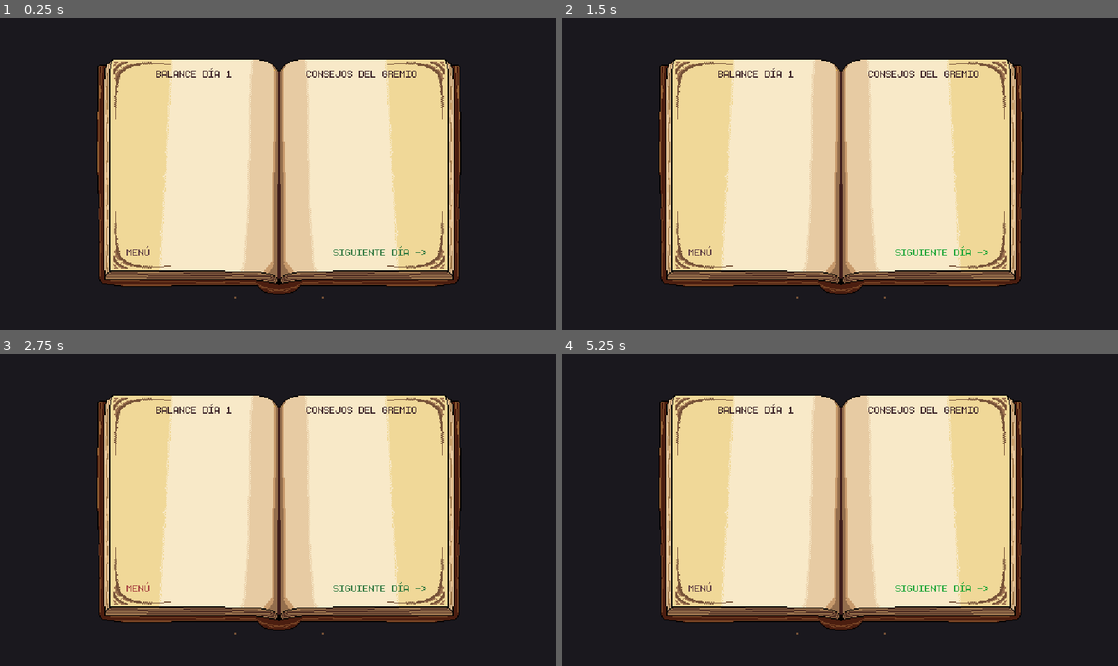
Above: before the commit, frames 1-4 (two rows, left to right).
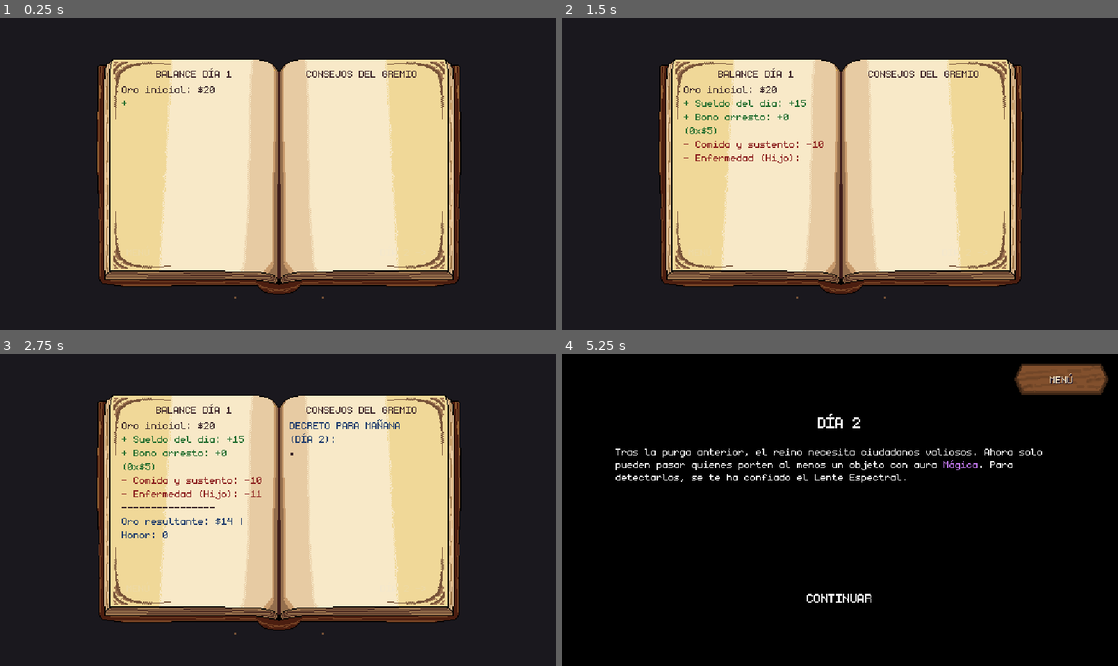
Above: after the commit, the same moments.

Repository: StephenQuispeLipa/Notaria-Aventureros
Game: Godot game, scene res://Scenes/Flow/Day_Summary.tscn
The game is run twice, just before and just after one commit, with the same random seed, the same clock (stepped at 60 frames per second) and the same inputs. This scene is started directly instead of the project's main scene. Sound files missing from this copy of the repository are replaced by a short silence.
Inputs (mouse positions are in pixels of both pictures, inside the frame that each line leads up to):
- Up to frame 1 (0.25 s): no input
- Up to frame 2 (1.5 s): click (701, 252) at 0.5 s, where only the run before the commit has a clickable "MENÚ"; click (940, 252) at 1.25 s, where only the run before the commit has a clickable "SIGUIENTE DÍA ->"
- Up to frame 3 (2.75 s): click (139, 588) at 2 s, where only the run before the commit has a clickable "MENÚ"
- Up to frame 4 (5.25 s): click (940, 588) at 2.75 s, where only the run before the commit has a clickable "SIGUIENTE DÍA ->"; click (701, 588) at 3.5 s, where only the run before the commit has a clickable "MENÚ"; click (940, 588) at 4.25 s, where only the run before the commit has a clickable "SIGUIENTE DÍA ->"; click "SIGUIENTE DÍA ->" (after the commit: "DÍA 2 ->") at 5 s

The runs differ from the first frame. In frame 1, 0.2% of the frame differs, in the area x 21-77%, y 21-77%; in frame 2, 0.7%; in frame 3, 1.2%; in frame 4, 98%, in the area x 0-100%, y 0-100%.
Error before the commit: Parse Error: Preload file "res://Assets/Art/Items/Decoraciones.png" does not exist. (res://Scripts/Flow/day_summary.gd:16)

Commit message:
feat: implement game manager, desk view, and day summary core scripts

Diff:
--- a/Scripts/Core/game_manager.gd
+++ b/Scripts/Core/game_manager.gd
@@ -105,6 +105,8 @@
 	return FileAccess.file_exists(SAVE_PATH)
 
 func save_game() -> void:
+	if dishonor_arrested:
+		return
 	var data := {
 		"current_day": current_day,
 		"money": money,
--- a/Scripts/Desk/desk_view.gd
+++ b/Scripts/Desk/desk_view.gd
@@ -682,6 +682,8 @@
 	GameManager.total_arrested += 1
 	GameManager.day_time_remaining = time_remaining
 	_apply_honor_change(honor_delta, true)
+	if is_day_ending:
+		return
 	GameManager.save_game()
 	_resolve_npc(-NPC_EXIT_OFFSET, false)
 
@@ -899,6 +901,8 @@
 	})
 	_apply_honor_change(honor_loss, false)
 	AudioManager.play_sfx(BAG_OF_COINS_SFX)
+	if is_day_ending:
+		return
 	entry["removing"] = true
 	_desk_items.erase(entry)
 	_update_action_buttons()
--- a/Scripts/Flow/day_summary.gd
+++ b/Scripts/Flow/day_summary.gd
@@ -13,36 +13,16 @@
 	"pocion": "Botella",
 }
 
-const DECORACIONES_SHEET: Texture2D = preload("res://Assets/Art/Items/Decoraciones.png")
-
-const ITEM_ICONS: Dictionary = {
-	"escudo": {
-		"interior": preload("res://Assets/Art/Items/PlantillaEscudo_Interior.png"),
-		"borde": preload("res://Assets/Art/Items/PlantillaEscudo_Borde.png"),
-		"deco_pos": Vector2(10.0, 9.0),
-	},
-	"libro": {
-		"interior": preload("res://Assets/Art/Items/PlantillaLibro_Libro_Interior.png"),
-		"borde": preload("res://Assets/Art/Items/PlantillaLibro_Libro_Borde.png"),
-		"deco_pos": Vector2(11.0, 7.0),
-	},
-	"pocion": {
-		"interior": preload("res://Assets/Art/Items/Pocion_Interior.png"),
-		"borde": preload("res://Assets/Art/Items/Pocion_Borde.png"),
-		"deco_pos": Vector2(10.0, 14.0),
-	},
-}
-
 const DECO_CLASSES: Dictionary = {
-	"corona": {"label": "Paladín", "cell": Vector2i(0, 0), "color": Color(0.95, 0.89, 0.74, 1.0)},
-	"calavera": {"label": "Brujo", "cell": Vector2i(1, 0), "color": Color(0.72, 0.22, 0.24, 1.0)},
-	"luna": {"label": "Clérigo", "cell": Vector2i(2, 0), "color": Color(0.26, 0.44, 0.82, 1.0)},
-	"ojo": {"label": "Mago", "cell": Vector2i(0, 1), "color": Color(0.36, 0.28, 0.68, 1.0)},
-	"hacha": {"label": "Carpintería", "cell": Vector2i(1, 1), "color": Color(0.68, 0.45, 0.28, 1.0)},
-	"fuego": {"label": "Alquimia", "cell": Vector2i(2, 1), "color": Color(0.78, 0.45, 0.24, 1.0)},
-	"gema": {"label": "Lujo", "cell": Vector2i(0, 2), "color": Color(0.66, 0.34, 0.86, 1.0)},
-	"esmeralda": {"label": "Druida", "cell": Vector2i(1, 2), "color": Color(0.24, 0.68, 0.34, 1.0)},
-	"moneda": {"label": "Económico", "cell": Vector2i(2, 2), "color": Color(0.86, 0.82, 0.56, 1.0)},
+	"corona": {"label": "Paladín"},
+	"calavera": {"label": "Brujo"},
+	"luna": {"label": "Clérigo"},
+	"ojo": {"label": "Mago"},
+	"hacha": {"label": "Carpintería"},
+	"fuego": {"label": "Alquimia"},
+	"gema": {"label": "Lujo"},
+	"esmeralda": {"label": "Druida"},
+	"moneda": {"label": "Económico"},
 }
 
 @onready var left_title: Label = %LeftTitle
@@ -77,6 +57,7 @@
 	AudioManager.play_sfx(LIBRO_OPEN_SFX)
 	if GameManager.dishonor_arrested:
 		GameManager.dishonor_arrested = false
+		GameManager.delete_save()
 		end_story_text.text = _build_dishonor_ending_text()
 		end_story_overlay.visible = true
 		return
@@ -104,53 +85,12 @@
 		for item in GameManager.stolen_items:
 			if not (item is Dictionary):
 				continue
-			var row := HBoxContainer.new()
-			row.add_theme_constant_override("separation", 6)
+			var row := VBoxContainer.new()
+			row.add_theme_constant_override("separation", 0)
 
 			var t_id := str(item.get("type_id", "escudo"))
 			var deco := str(item.get("deco", "corona"))
-			var icon_set: Dictionary = ITEM_ICONS.get(t_id, ITEM_ICONS["escudo"])
-			var deco_info: Dictionary = DECO_CLASSES.get(deco, {"label": "Aventurero", "color": Color(0.8, 0.8, 0.8, 1.0)})
-
-			var icon_box := Control.new()
-			icon_box.custom_minimum_size = Vector2(32, 32)
-			var icon_int := TextureRect.new()
-			icon_int.texture = icon_set["interior"]
-			icon_int.texture_filter = CanvasItem.TEXTURE_FILTER_NEAREST
-			icon_int.expand_mode = TextureRect.EXPAND_IGNORE_SIZE
-			icon_int.stretch_mode = TextureRect.STRETCH_KEEP_ASPECT_CENTERED
-			icon_int.set_anchors_preset(Control.PRESET_FULL_RECT)
-			var tint: Color = deco_info["color"]
-			if t_id == "pocion":
-				tint.a = 0.85
-			icon_int.self_modulate = tint
-			icon_box.add_child(icon_int)
-
-			var icon_borde := TextureRect.new()
-			icon_borde.texture = icon_set["borde"]
-			icon_borde.texture_filter = CanvasItem.TEXTURE_FILTER_NEAREST
-			icon_borde.expand_mode = TextureRect.EXPAND_IGNORE_SIZE
-			icon_borde.stretch_mode = TextureRect.STRETCH_KEEP_ASPECT_CENTERED
-			icon_borde.set_anchors_preset(Control.PRESET_FULL_RECT)
-			icon_box.add_child(icon_borde)
-
-			var deco_atlas := AtlasTexture.new()
-			deco_atlas.atlas = DECORACIONES_SHEET
-			var cell: Vector2i = deco_info.get("cell", Vector2i(0, 0))
-			deco_atlas.region = Rect2(cell.x * 16, cell.y * 16, 16, 16)
-			var icon_deco := TextureRect.new()
-			icon_deco.texture = deco_atlas
-			icon_deco.texture_filter = CanvasItem.TEXTURE_FILTER_NEAREST
-			icon_deco.expand_mode = TextureRect.EXPAND_IGNORE_SIZE
-			icon_deco.stretch_mode = TextureRect.STRETCH_KEEP_ASPECT_CENTERED
-			icon_deco.size = Vector2(10, 10)
-			icon_deco.position = icon_set.get("deco_pos", Vector2(11.0, 10.0))
-			icon_box.add_child(icon_deco)
-			row.add_child(icon_box)
-
-			var info_vbox := VBoxContainer.new()
-			info_vbox.size_flags_horizontal = Control.SIZE_EXPAND_FILL
-			info_vbox.add_theme_constant_override("separation", 0)
+			var deco_info: Dictionary = DECO_CLASSES.get(deco, {"label": "Aventurero"})
 
 			var type_name: String = ITEM_TYPE_NAMES.get(t_id, "Objeto")
 			var class_name_str: String = str(deco_info["label"])
@@ -160,7 +100,7 @@
 			lbl.add_theme_font_override("font", BOOK_FONT)
 			lbl.add_theme_font_size_override("font_size", 16)
 			lbl.add_theme_color_override("font_color", Color(0.22, 0.14, 0.16, 1.0))
-			info_vbox.add_child(lbl)
+			row.add_child(lbl)
 
 			var actions_row := HBoxContainer.new()
 			actions_row.add_theme_constant_override("separation", 12)
@@ -203,8 +143,7 @@
 
 			actions_row.add_child(btn_sell)
 			actions_row.add_child(btn_keep)
-			info_vbox.add_child(actions_row)
-			row.add_child(info_vbox)
+			row.add_child(actions_row)
 			stolen_list.add_child(row)
 
 	_update_stolen_right_summary()
